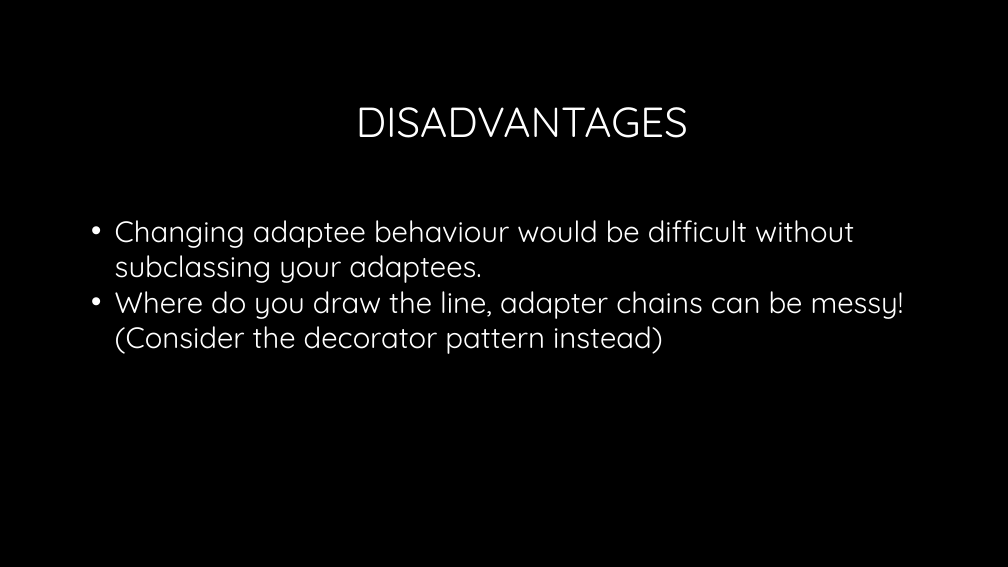
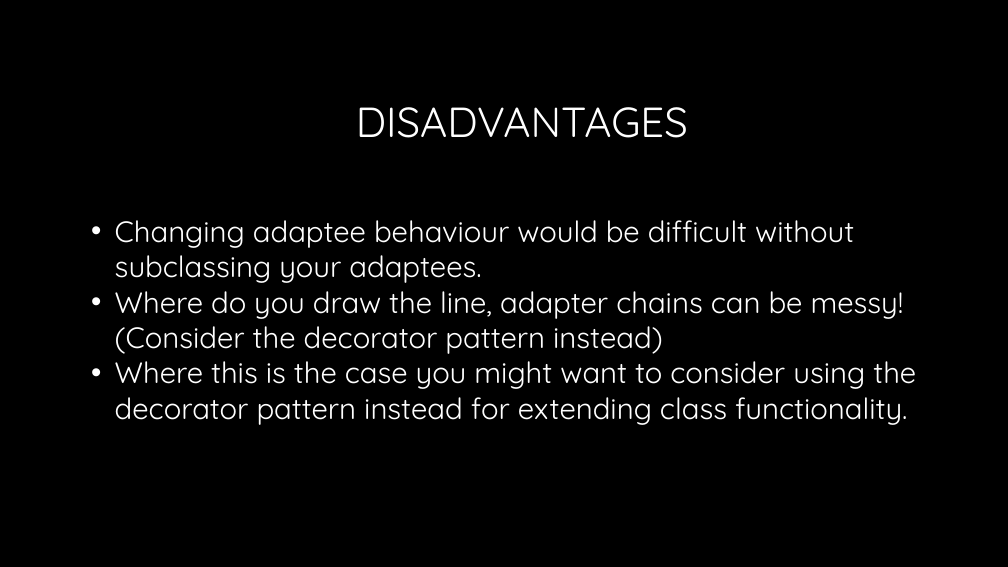
Before and after one commit to robertor12345/Car_Factory, a slide deck: slide 6 of Design Pattern Adapter.pptx (slide 5 before the commit). Drawn at 1008x567 pixels with LibreOffice and Linux fonts; fonts in the diff are those of the drawing; background and template pictures are left out. Boxes give left, top, right and bottom in pixels: in the first picture for what was removed or moved away, otherwise in the second. Text is boxed around its words. In the diff, an @@ line names an element or a change of style, - is before the commit and + after.

Commit message:
adapter pattern finished

```diff
--- a/Design Pattern Adapter.pptx
+++ b/Design Pattern Adapter.pptx
@@ text at [115,353,916,425]: paragraph added @@
+• Where this is the case you might want to consider using the decorator pattern instead for extending class functionality.
```
Also in this commit, not shown: 2 other slides changed, 2 other files.
